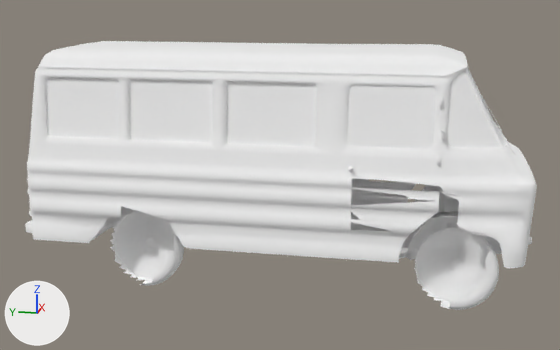
One commit to the glTF model Content/Models/Imported/free_zuk_3d_model/lod0-m1-p0.glb: the scene before it, then after it.
Camera for both pictures: a 50 mm camera at (-6.73, -1.34, 2.56) aimed at (-0.03, 0.0, 0.89). Lighting does not change. The marker at lower left points along +X, +Y and +Z. The older version comes first. Vertices at exactly the same position are counted once.
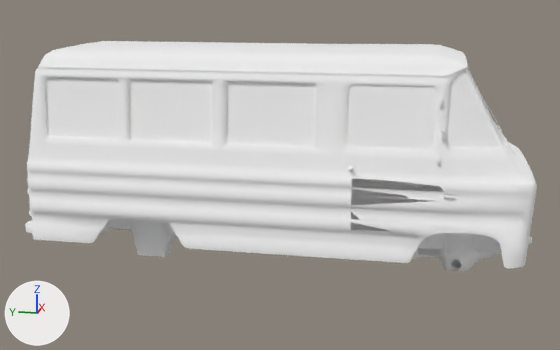
Where the change shows, as pixel boxes [x1, y1, x2, y2] in the pictures (560 x 350 px):
'Mesh_0', reshaped (14% shorter): before [25, 41, 537, 310]; after [25, 41, 537, 271]
part 1 of me_mesh_0, deleted: before [414, 227, 499, 310]
part 2 of me_mesh_0, deleted: before [110, 211, 184, 286]
part 3 of me_mesh_0, added: after [90, 184, 487, 263]

The change, as a list of edits to the scene's bpy script:
```text
Change me_mesh_0:
    used by ob_mesh_0; location = (0.0, 0.0, 0.0)
    remove me_mesh_0.from_pydata(...)  # 4481 vertices, 7934 faces; spans x -0.84..0.84, y -2.15..2.15, z 0.0..2.05
    add me_mesh_0.from_pydata(...)  # 3687 vertices, 6668 faces; spans x -0.84..0.84, y -2.15..2.15, z 0.21..2.05
    me_mesh_0 part 1: the loose piece of 235 vertices spanning x -0.74..-0.53, y -1.91..-1.24, z 0.0..0.66 is deleted
    me_mesh_0 part 2: the loose piece of 209 vertices spanning x -0.74..-0.53, y 0.74..1.4, z 0.0..0.66 is deleted
    me_mesh_0 part 3
    88 vertices are added at x -0.83..0.83, y -1.61..1.53, z 0.41..1.0
    6 new vertices lie (0.0, -0.12, 0.0) away from vertices in x -0.8..0.8, y -1.14..1.33, z 0.52..0.64
    278 new faces join them
    other edits to the shape of me_mesh_0 do not show in these pictures
```
